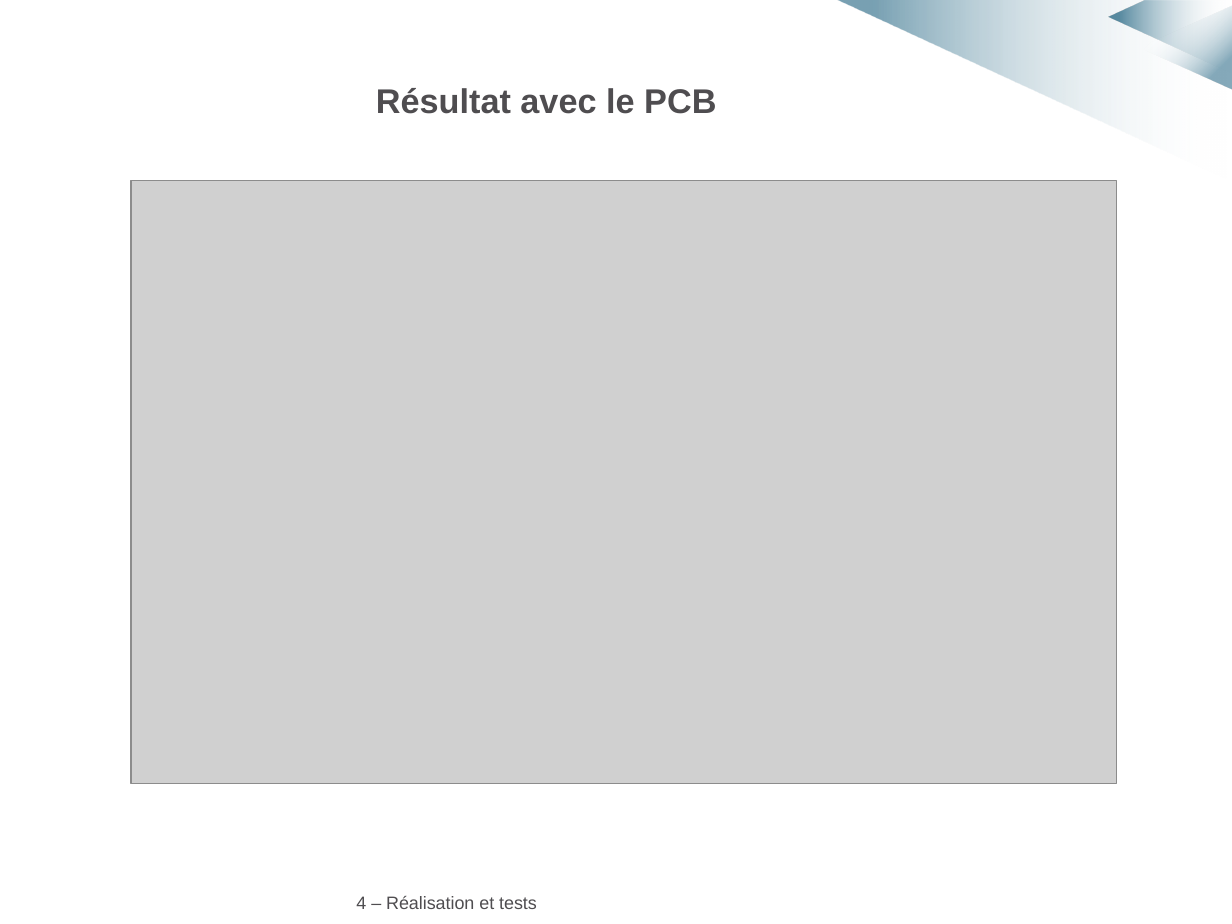
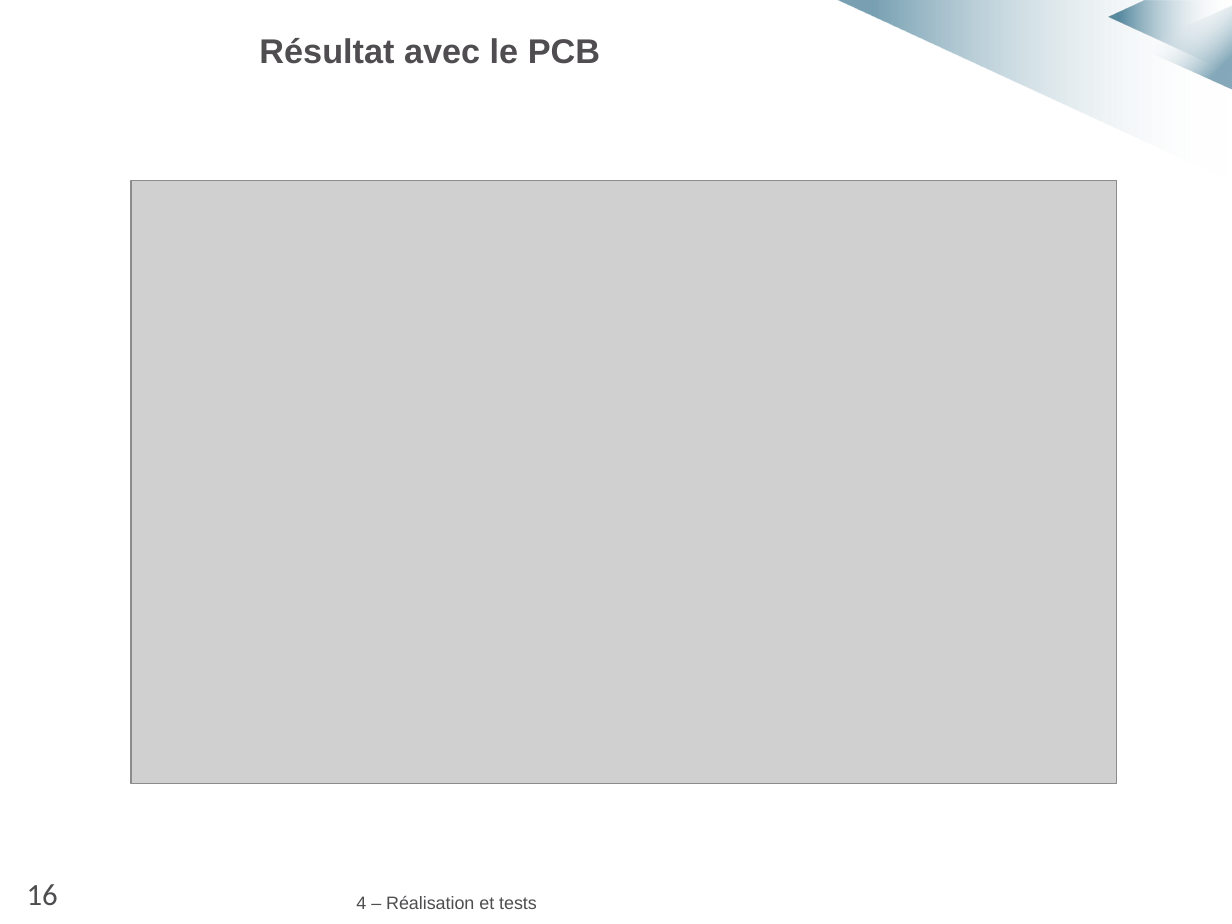
Before and after one commit to MarvynPannetier/ACSinternship, a slide deck: slide 17 of Diapo_soutenance_anim.pptx. Drawn at 1232x924 pixels with LibreOffice and Linux fonts; fonts in the diff are those of the drawing; grey boxes stand for pictures; background and template pictures are left out. Boxes give left, top, right and bottom in pixels: in the first picture for what was removed or moved away, otherwise in the second. Text is boxed around its words. In the diff, an @@ line names an element or a change of style, - is before the commit and + after.

```diff
--- a/Diapo_soutenance_anim.pptx
+++ b/Diapo_soutenance_anim.pptx
@@ text "Résultat avec le PCB": place and size @@
-text "Résultat avec le PCB" at box(376, 88, 716, 114)
+text "Résultat avec le PCB" at box(259, 38, 600, 64)
@@ text added at box(27, 884, 58, 905), 18 pt, text #4F4D50 @@
+16
```
Also in this commit, not shown: 18 other slides changed, 1 other file.
